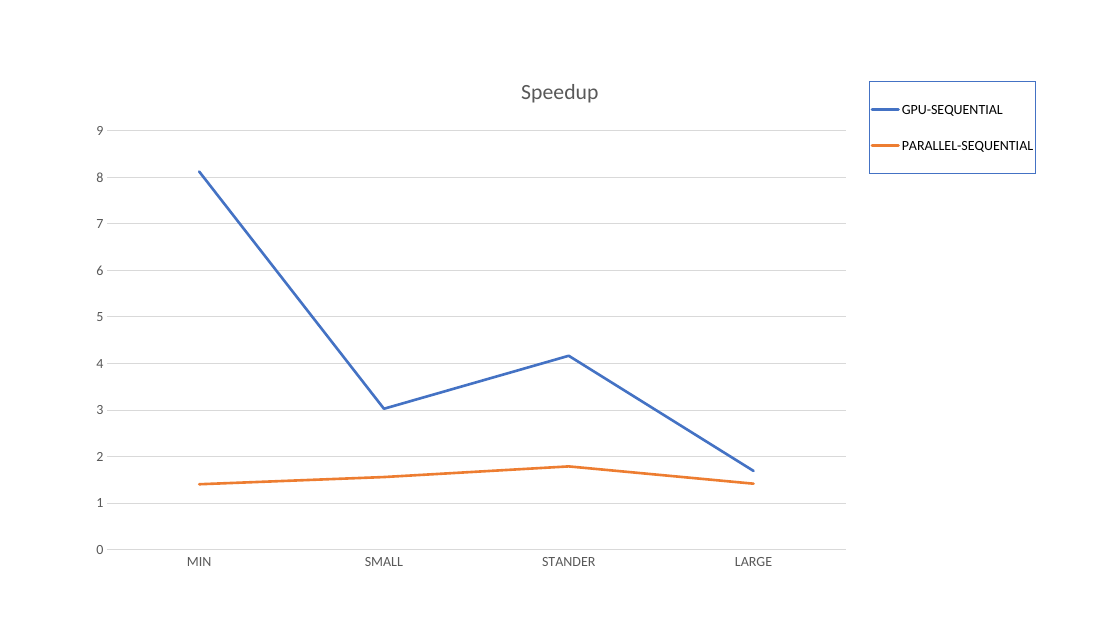
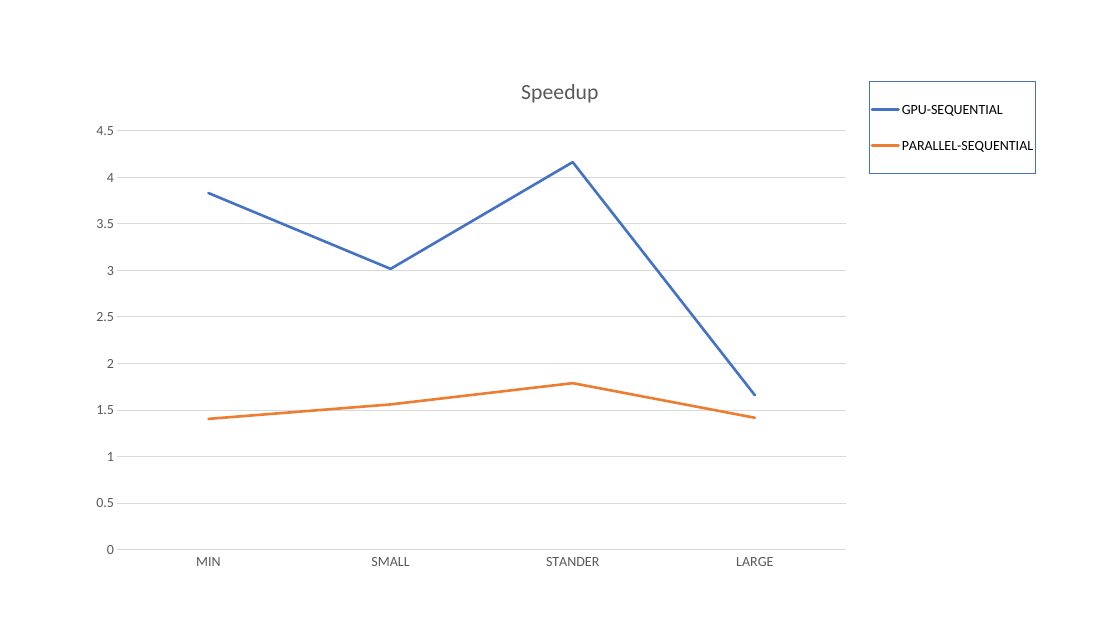
Before and after one commit to Lorenzo-Venturelli/HPC, a slide deck: slide 9 of CUDA Assignment.pptx. Drawn at 1120x630 pixels with LibreOffice and Linux fonts; fonts in the diff are those of the drawing. Boxes give left, top, right and bottom in pixels: in the first picture for what was removed or moved away, otherwise in the second. Text is boxed around its words. In the diff, an @@ line names an element or a change of style, - is before the commit and + after.

Commit message:
Fix ppt

```diff
--- a/CUDA Assignment.pptx
+++ b/CUDA Assignment.pptx
@@ line chart at (x1=77, y1=57, x2=1044, y2=581) @@
@@ GPU-SEQUENTIAL, MIN: 8.1 to 3.8 @@
```
